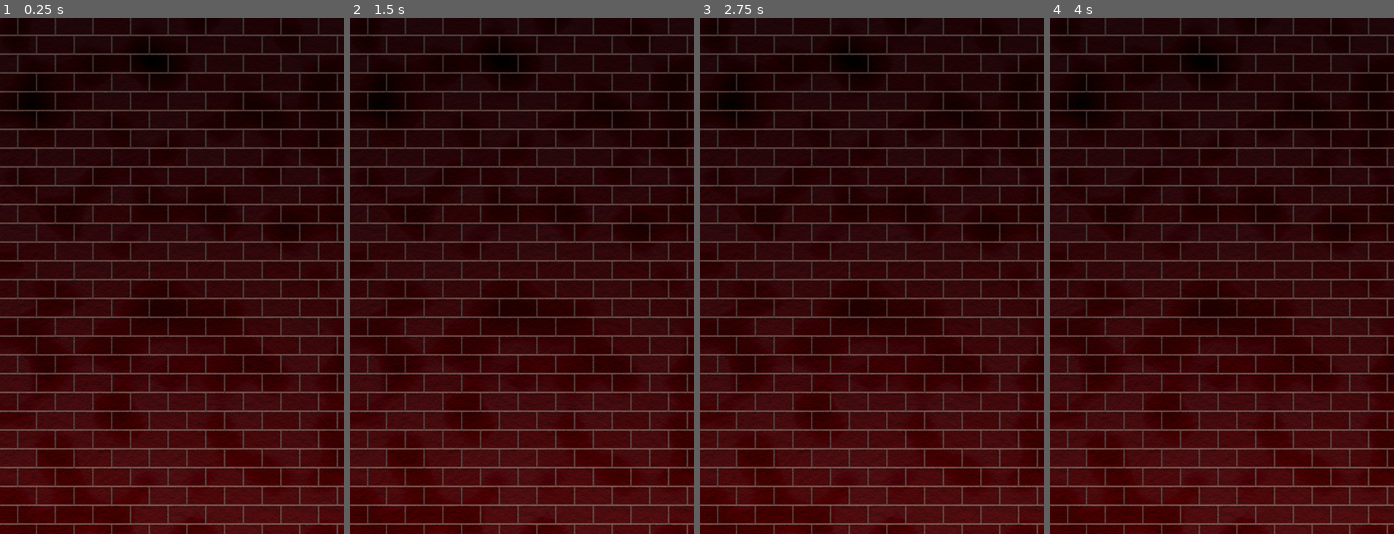
Above: before the commit, frames 1-4 (left to right).
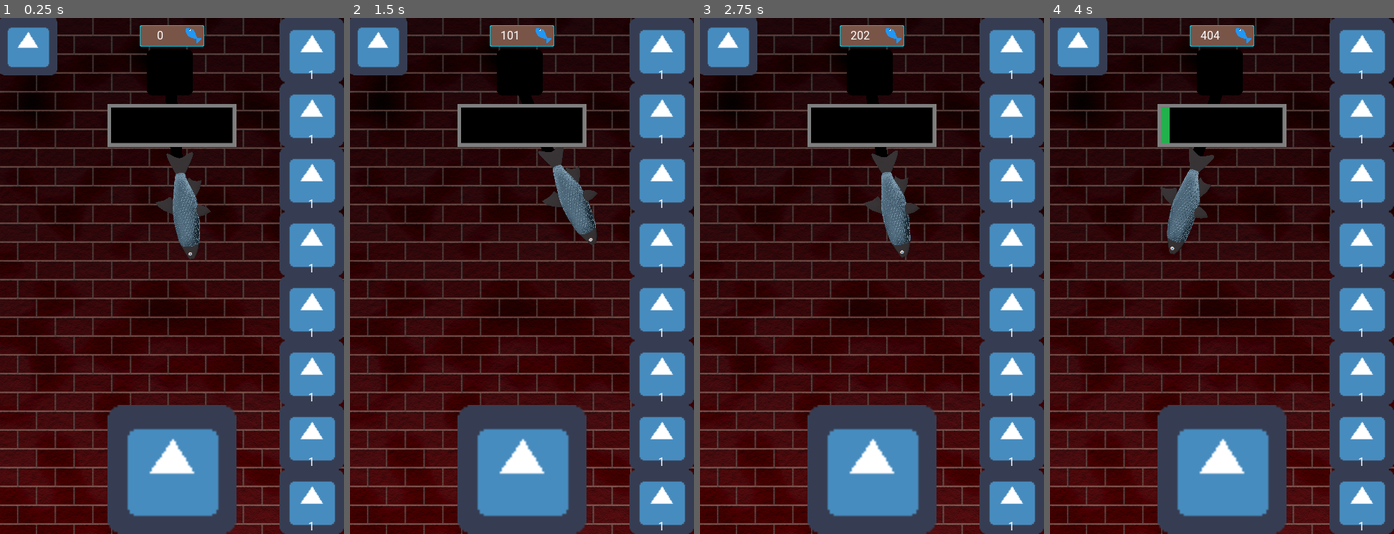
Above: after the commit, the same moments.

Repository: Soleod/GameJam
Game: Godot game, scene res://Main.tscn
Two runs of this game, one before a commit and one after it. Both use one fixed random seed, a clock stepped at 60 frames per second and the inputs below. The engine's default icon, where the game draws it, is replaced by a stand-in: a white triangle on a blue panel in a dark square.
Inputs (mouse positions are in pixels of both pictures, inside the frame that each line leads up to):
- Up to frame 1 (0.25 s): no input
- Up to frame 2 (1.5 s): click (522, 472) at 0.52 s; click (663, 48) at 1.25 s, where only the run after the commit has a clickable "1"
- Up to frame 3 (2.75 s): click (1013, 116) at 2 s, where only the run after the commit has a clickable "1"
- Up to frame 4 (4 s): click (1363, 177) at 2.75 s, where only the run after the commit has a clickable "1"; click (1363, 245) at 3.5 s, where only the run after the commit has a clickable "1"

The runs differ from the first frame. In frame 1, 36% of the frame differs, in the area x 0-100%, y 0-100%; in frame 2, 36%; in frame 3, 36%; in frame 4, 36%.

Commit message:
UI stuff 2

Diff:
--- a/WedzarniaSIM/Main.tscn
+++ b/WedzarniaSIM/Main.tscn
@@ -1,6 +1,8 @@
-[gd_scene load_steps=2 format=2]
+[gd_scene load_steps=4 format=2]
 
+[ext_resource path="res://Scenes/Fisz.tscn" type="PackedScene" id=1]
 [ext_resource path="res://images/teksczur.png" type="Texture" id=2]
+[ext_resource path="res://interface/HUD.tscn" type="PackedScene" id=3]
 
 [node name="Main" type="Node"]
 
@@ -12,3 +14,8 @@
 __meta__ = {
 "_edit_use_anchors_": false
 }
+
+[node name="Fisz" parent="." instance=ExtResource( 1 )]
+position = Vector2( 237, 76 )
+
+[node name="HUD" parent="." instance=ExtResource( 3 )]
--- a/WedzarniaSIM/Scenes/ArchivementManager.gd
+++ b/WedzarniaSIM/Scenes/ArchivementManager.gd
@@ -16,7 +16,6 @@
 	var modifier = Player.progress_modifier
 	var count = Player.smoked_fisz_currency
 
-	print(count)
 
 	if modifier > 100 and not modifier_archiv_dict["sledzik_na_raz"]:
 		modifier_archiv_dict["sledzik_na_raz"] = true
--- a/WedzarniaSIM/Scenes/Player.gd
+++ b/WedzarniaSIM/Scenes/Player.gd
@@ -2,10 +2,17 @@
 
 var _timer = null
 
-var smoked_fisz_currency: float = 0.0
+var smoked_fisz_currency: int = 0
 var upgrades_dict: Dictionary = {
-	a = 50000,
-	b = 0
+	a = 10,
+	b = 10,
+	c = 100
+}
+
+var upgrades_value_dict: Dictionary = {
+	a = 1,
+	b = 10,
+	c = 100
 }
 
 var current_fish_progress: float = 0.0
@@ -22,18 +29,21 @@
 	fish_readiness_check()
 
 func progress_fisz():
+	print(current_fish_progress)
 	current_fish_progress += progress_modifier
 
 func update_progress_modifier():
 	var sum_of_modifiers = 0
-	for elem in upgrades_dict.values():
-		sum_of_modifiers += elem
+	for elem in upgrades_dict:
+		sum_of_modifiers += upgrades_dict[elem] * upgrades_value_dict[elem]
 	progress_modifier = sum_of_modifiers
 
 func fish_readiness_check():
 	if (current_fish_progress >= 100):
 		smoked_fisz_currency += floor(current_fish_progress/100)
-		current_fish_progress -= 100
+		current_fish_progress -= floor(current_fish_progress/100) * 100
+	elif current_fish_progress < 0:
+		current_fish_progress = 0
 
 func init_timer():
 	_timer = Timer.new()
--- /dev/null
+++ b/WedzarniaSIM/interface/Counter.gd
@@ -0,0 +1,5 @@
+extends NinePatchRect
+
+
+func _process(delta):
+	$Label.text = convert(Player.smoked_fisz_currency, TYPE_STRING)
--- a/WedzarniaSIM/interface/FishSmokeBar.gd
+++ b/WedzarniaSIM/interface/FishSmokeBar.gd
@@ -11,17 +11,15 @@
 
 
 func _process(delta):
-	value = actual_value
+	value = Player.current_fish_progress
 
 
 func _on_FireButton_pressed():
-	actual_value += 10
-
-	if actual_value < 0:
-		actual_value = 0
-	elif actual_value > 100:
-		actual_value = 100
+	Player.current_fish_progress += 10
 
 
 func _on_RegressionTimer_timeout():
-	actual_value -= 20 * reg_time
+	Player.current_fish_progress -= 20 * reg_time
+
+	if Player.current_fish_progress < 0:
+		Player.current_fish_progress = 0
--- a/WedzarniaSIM/interface/HUD.gd
+++ /dev/null
@@ -1,17 +0,0 @@
-extends CanvasLayer
-
-signal bar_change(value)
-
-
-# Called when the node enters the scene tree for the first time.
-func _ready():
-	pass
-
-
-# Called every frame. 'delta' is the elapsed time since the previous frame.
-func _process(delta):
-	pass
-
-
-func _on_FireButton_pressed():
-	pass
--- a/WedzarniaSIM/interface/HUD.tscn
+++ b/WedzarniaSIM/interface/HUD.tscn
@@ -8,6 +8,7 @@
 [ext_resource path="res://interface/FishSmokeBar.gd" type="Script" id=6]
 [ext_resource path="res://interface/Counter.tscn" type="PackedScene" id=7]
 [ext_resource path="res://interface/MenuButton.gd" type="Script" id=8]
+[ext_resource path="res://interface/Counter.gd" type="Script" id=10]
 
 [node name="HUD" type="CanvasLayer"]
 
@@ -111,6 +112,7 @@
 margin_top = 10.0
 margin_right = 45.0
 margin_bottom = 40.0
+script = ExtResource( 10 )
 
 [connection signal="timeout" from="FishSmokeBar/RegressionTimer" to="FishSmokeBar" method="_on_RegressionTimer_timeout"]
 [connection signal="pressed" from="FireButton" to="FishSmokeBar" method="_on_FireButton_pressed"]
--- a/WedzarniaSIM/project.godot
+++ b/WedzarniaSIM/project.godot
@@ -13,6 +13,11 @@
 config/name="WedzarniaSIM"
 run/main_scene="res://Main.tscn"
 config/icon="res://icon.png"
+
+[autoload]
+
+Player="*res://Scenes/Player.tscn"
+ArchivementManager="*res://Scenes/ArchivementManager.tscn"
 
 [display]
 
Not shown: 1 places in WedzarniaSIM/interface/HUD.tscn that only renumber resources
